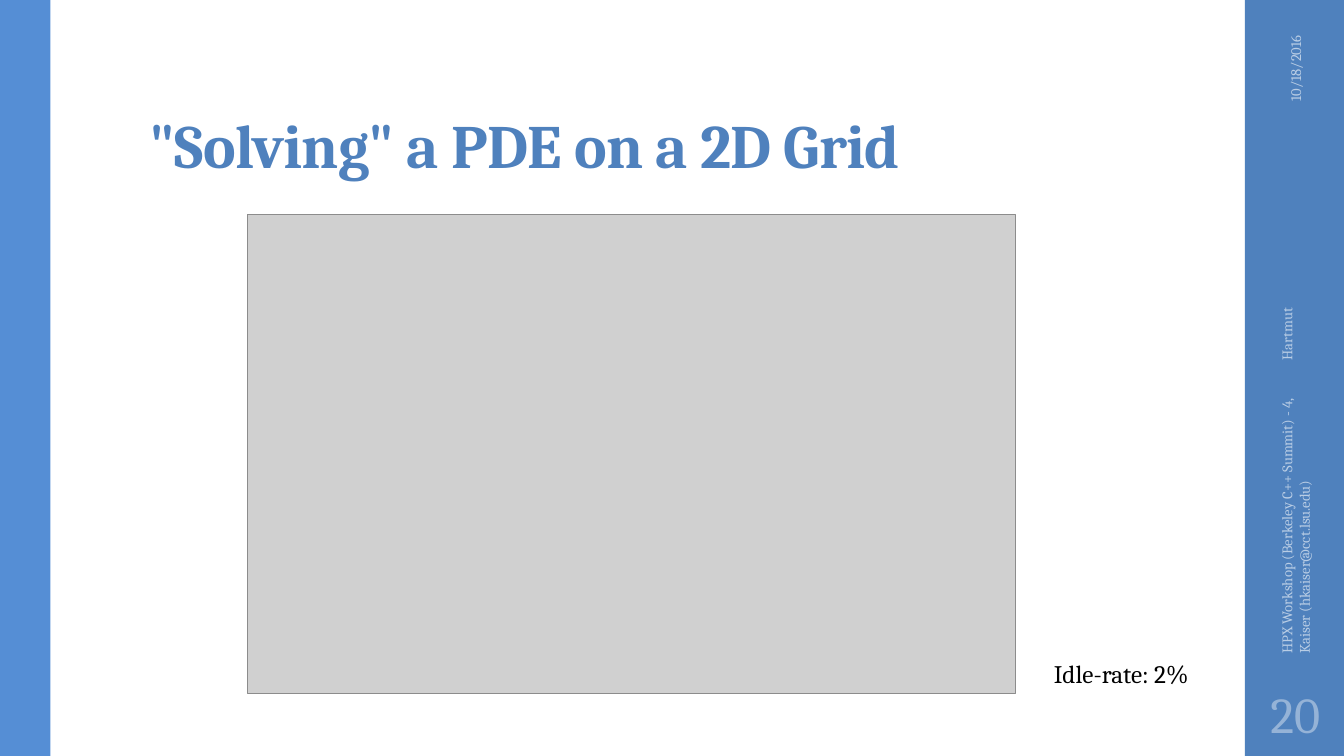
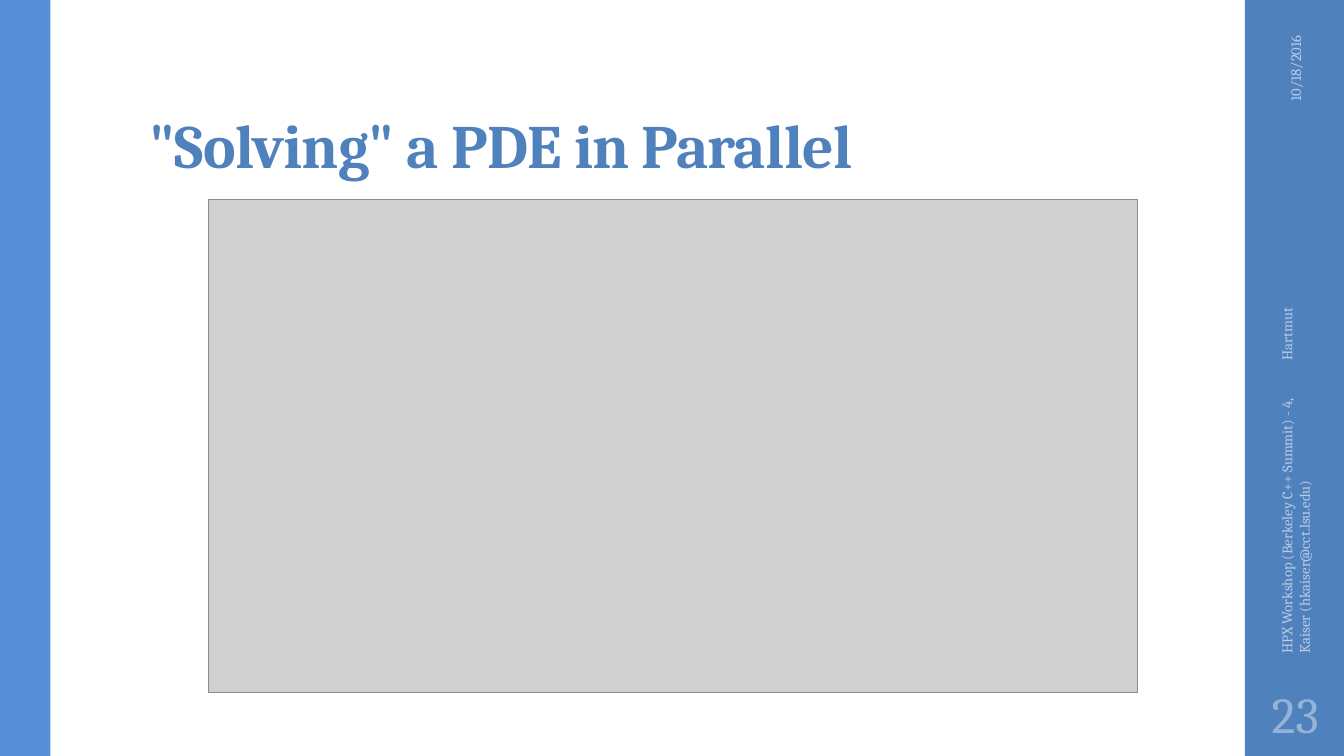
Before and after one commit to STEllAR-GROUP/tutorials, a slide deck: slide 23 of lbl2016/HPX Workshop (Berkeley C++ Summit) - 4.pptx (slide 20 before the commit). Drawn at 1344x756 pixels with LibreOffice and Linux fonts; fonts in the diff are those of the drawing; grey boxes stand for pictures; background and template pictures are left out. Boxes give left, top, right and bottom in pixels: in the first picture for what was removed or moved away, otherwise in the second. Text is boxed around its words. In the diff, an @@ line names an element or a change of style, - is before the commit and + after.

```diff
--- a/lbl2016/HPX Workshop (Berkeley C++ Summit) - 4.pptx
+++ b/lbl2016/HPX Workshop (Berkeley C++ Summit) - 4.pptx
@@ title at <box>149,124,853,181</box>: text changed @@
-"Solving" a PDE on a 2D Grid
+"Solving" a PDE in Parallel
@@ picture: place and size @@
-picture at <box>248,214,1015,694</box>
+picture at <box>209,200,1138,693</box>
@@ text removed at <box>1054,665,1188,684</box> @@
-Idle-rate: 2%
@@ page number at <box>1272,699,1319,733</box>: text changed @@
-20
+23
```
Also in this commit, not shown: 5 other slides changed, 5 slides added.
